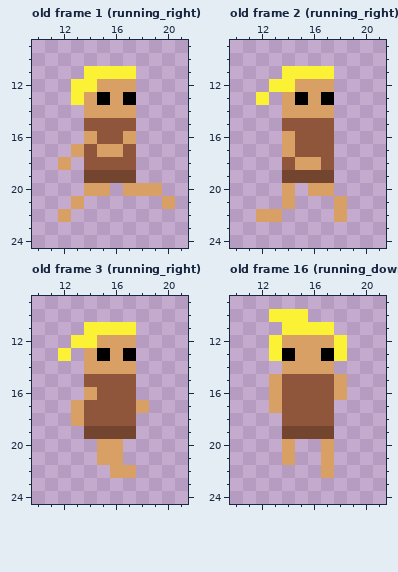
A pixel-art file gets an edit: Assets/Sprites/Cave_Man/running_caveman.aseprite. Above is the file before it was changed.
32x32 pixels, 21 frames. Shown: old frame 1 (running_right): x 10..21, y 9..24; old frame 2 (running_right): x 10..21, y 9..24; old frame 3 (running_right): x 10..21, y 9..24; old frame 16 (running_down): x 10..21, y 9..24. The commit also changed other frames, which this record leaves out.
Once edited:
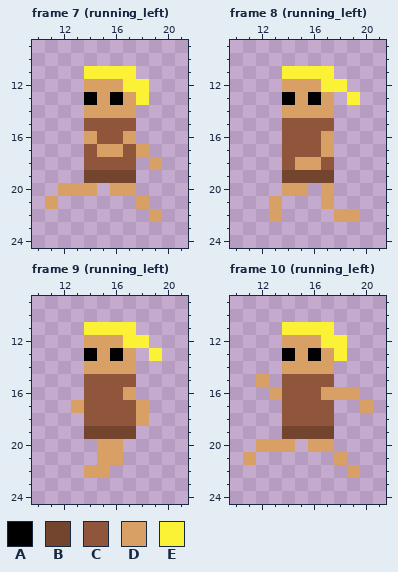
Palette (. is transparent): A #000000  B #73452f  C #8f563b  D #d9a066  E #fbf236
A new or re-ordered frame is compared with the old frame closest to it.
The commit says: adding left running animation to caveman part 2
Difference:
frames 21 -> 27
--- frame 7 (running_left) is new; against old frame 1 (running_right), layer "Layer 1"
@@ x 10..21 @@
 11 ....EEEE....
-12 ...EEDDD....
-13 ...EDADA....
+12 ....DDDEE...
+13 ....ADADE...
 14 ....DDDD....
@@ x 10..21 @@
 16 ....DCCD....
-17 ...DCDDC....
-18 ..D.CCCC....
+17 ....CDDCD...
+18 ....CCCC.D..
 19 ....BBBB....
-20 ....DD.DDD..
-21 ...D......D.
-22 ..D.........
+20 ..DDD.DD....
+21 .D......D...
+22 .........D..
 23 ............
--- frame 8 (running_left) is new; against old frame 2 (running_right), layer "Layer 1"
@@ x 10..21 @@
 11 ....EEEE....
-12 ...EEDDD....
-13 ..E.DADA....
+12 ....DDDEE...
+13 ....ADAD.E..
 14 ....DDDD....
 15 ....CCCC....
-16 ....DCCC....
-17 ....DCCC....
+16 ....CCCD....
+17 ....CCCD....
 18 ....CDDC....
 19 ....BBBB....
-20 ....D.DD....
-21 ....D...D...
-22 ..DD....D...
+20 ....DD.D....
+21 ...D...D....
+22 ...D....DD..
 23 ............
--- frame 9 (running_left) is new; against old frame 3 (running_right), layer "Layer 1"
@@ x 10..21 @@
 11 ....EEEE....
-12 ...EEDDD....
-13 ..E.DADA....
+12 ....DDDEE...
+13 ....ADAD.E..
 14 ....DDDD....
 15 ....CCCC....
-16 ....DCCC....
+16 ....CCCD....
 17 ...DCCCCD...
-18 ...DCCCC....
+18 ....CCCCD...
 19 ....BBBB....
@@ x 12..19 @@
 21 ...DD...
-22 ....DD..
+22 ..DD....
 23 ........
--- frame 10 (running_left) is new; against old frame 16 (running_down), layer "Layer 1"
@@ x 10..21 @@
  9 ............
-10 ...EEE......
+10 ............
 11 ....EEEE....
-12 ...EDDDDE...
-13 ...EADDAE...
+12 ....DDDEE...
+13 ....ADADE...
 14 ....DDDD....
-15 ...DCCCCD...
-16 ...DCCCCD...
-17 ...DCCCC....
+15 ..D.CCCC....
+16 ...DCCCDDD..
+17 ....CCCC..D.
 18 ....CCCC....
 19 ....BBBB....
-20 ....D..D....
-21 ....D..D....
-22 .......D....
+20 ..DDD.DD....
+21 .D......D...
+22 .........D..
 23 ............
